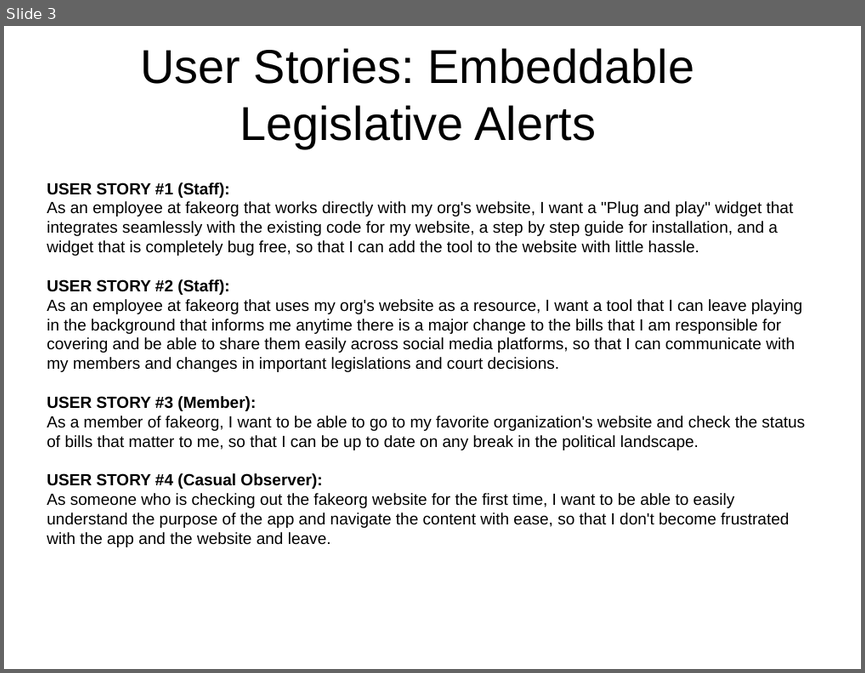
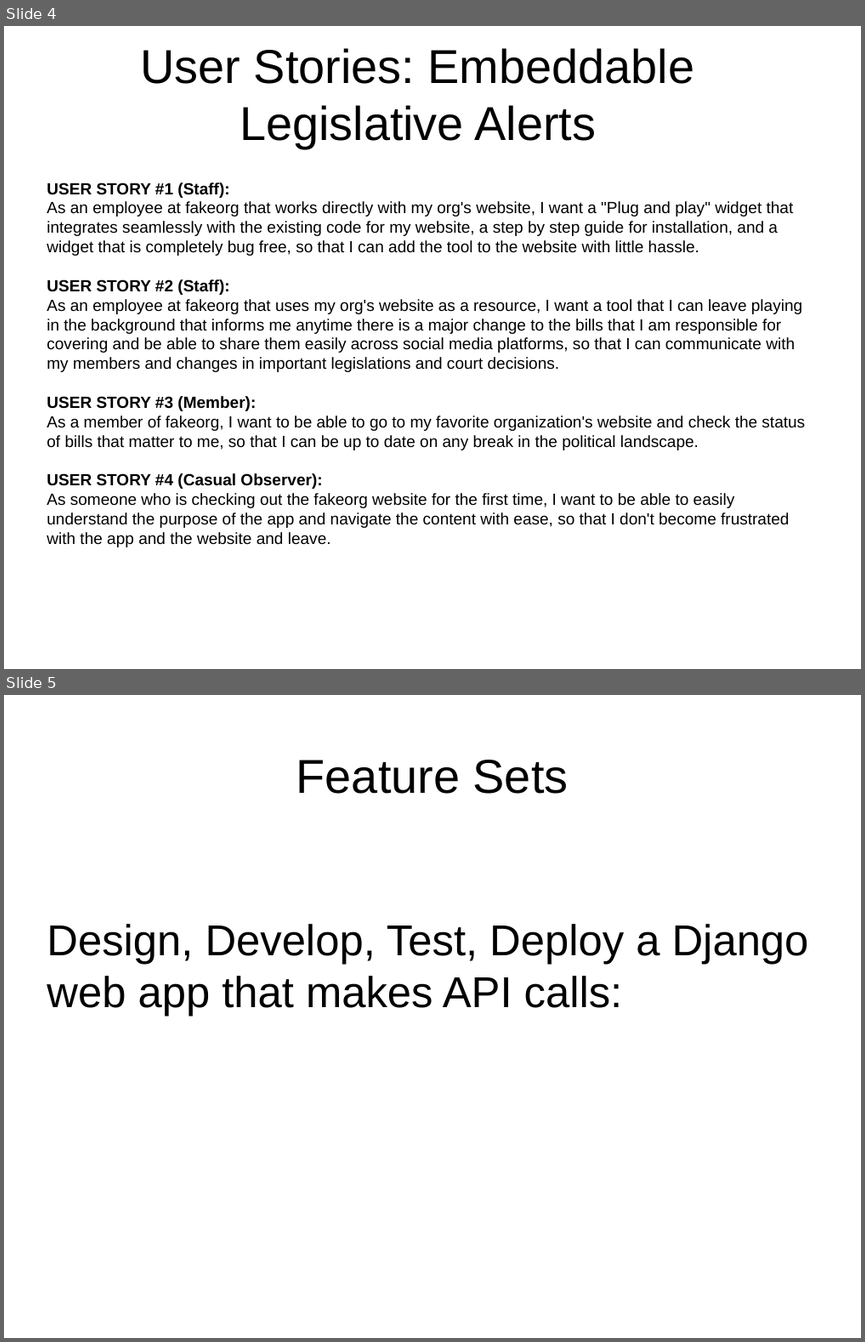
Before and after one commit to BobbyJoeSmith3/Sunlight-Community-Project, a slide deck: Planning/Deliverables/firstweek_deliverables_presentation.odp. Shown one above the other, each under a label of ours: slide 3 before the commit, slides 4 and 5 after it. The pictures are 865x673 and 865x1342 pixels, drawn with LibreOffice and Linux fonts; fonts in the diff are those of the drawing. Boxes give left, top, right and bottom in pixels: in the first picture for what was removed or moved away, otherwise in the second. Text is boxed around its words. In the diff, an @@ line names an element or a change of style, - is before the commit and + after.

```diff
--- a/Planning/Deliverables/firstweek_deliverables_presentation.odp
+++ b/Planning/Deliverables/firstweek_deliverables_presentation.odp
@@ slide 5 added at box(4, 695, 861, 1338), background #FFFFFF @@
@@ title added at box(296, 760, 568, 794), 44 pt, text #000000 @@
+Feature Sets
@@ text added at box(46, 924, 809, 1016), 40 pt, text #000000 @@
+Design, Develop, Test, Deploy a Django web app that makes API calls:
@@ what was slide 3 is now slide 4 @@
```
Also in this commit, not shown: 3 slides changed, 4 other slides added, 4 other files.
